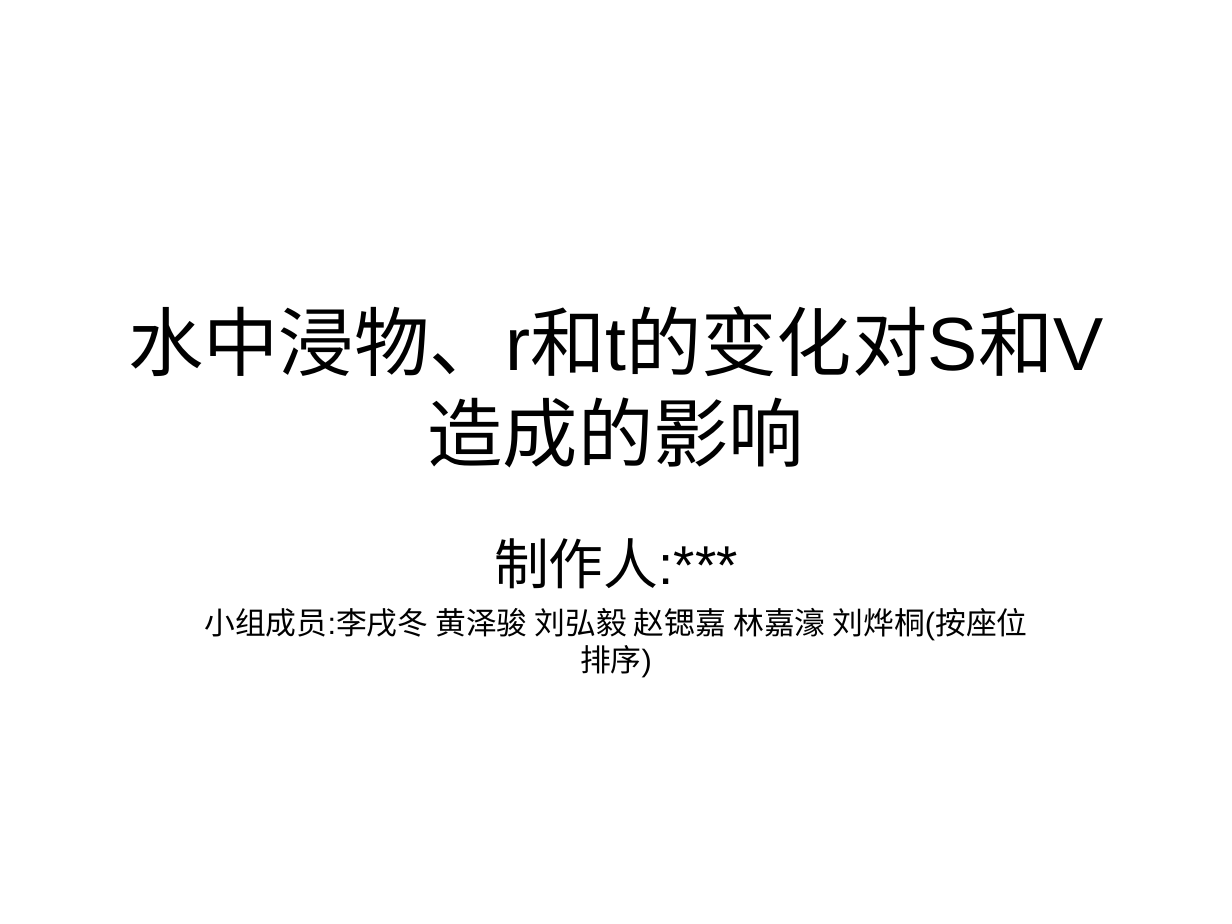
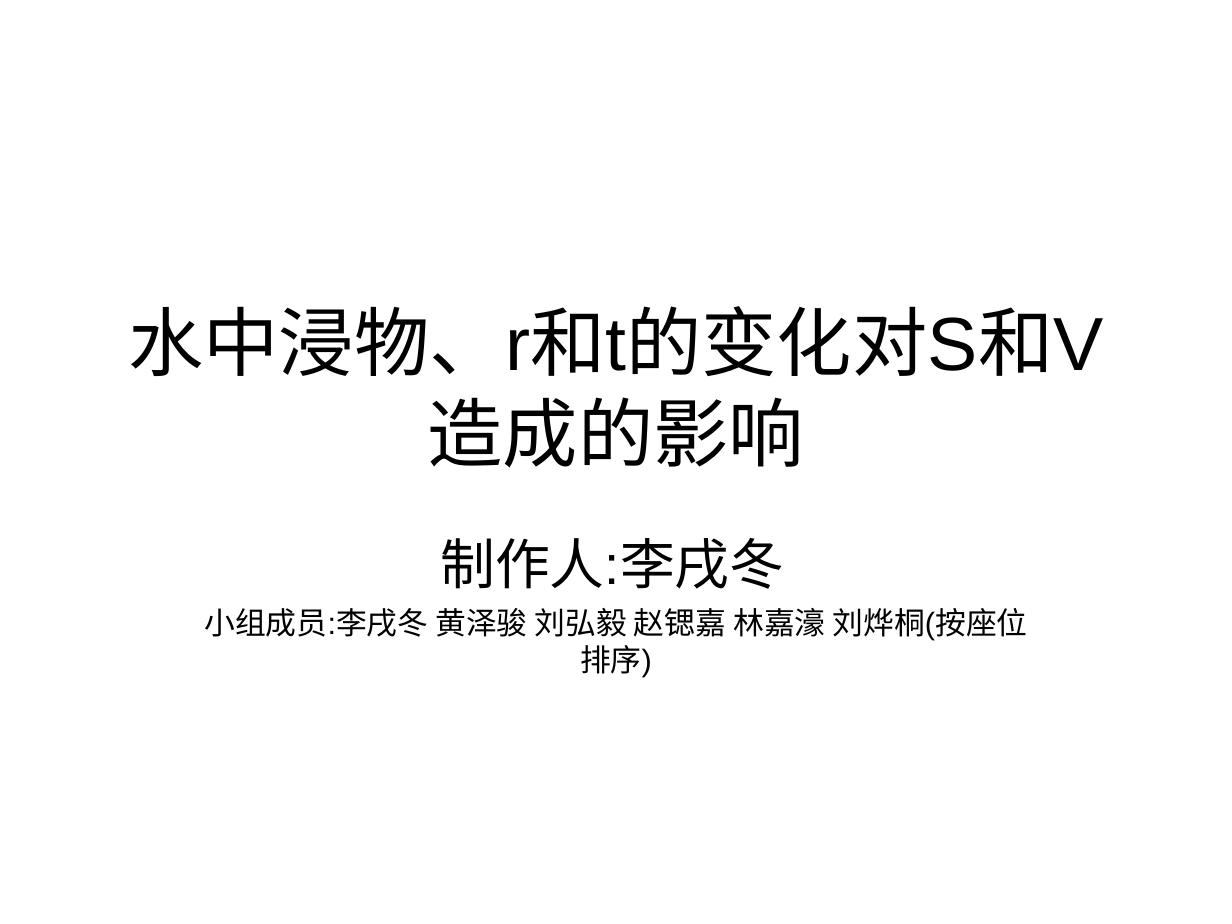
Before and after one commit to lxdxz/lxdxz.github.io, a slide deck: slide 33 of pptkey=123456/000[main PPT].ppt (slide 34 before the commit). Drawn at 1232x924 pixels with LibreOffice and Linux fonts; fonts in the diff are those of the drawing. Boxes give left, top, right and bottom in pixels: in the first picture for what was removed or moved away, otherwise in the second. Text is boxed around its words. In the diff, an @@ line names an element or a change of style, - is before the commit and + after.

```diff
--- a/pptkey=123456/000[main PPT].ppt
+++ b/pptkey=123456/000[main PPT].ppt
@@ subtitle at [440,538,784,589]: text changed @@
-制作人:***
+制作人:李戌冬
```
Also in this commit, not shown: 5 other slides changed, 1 slide removed, 7 other files.
